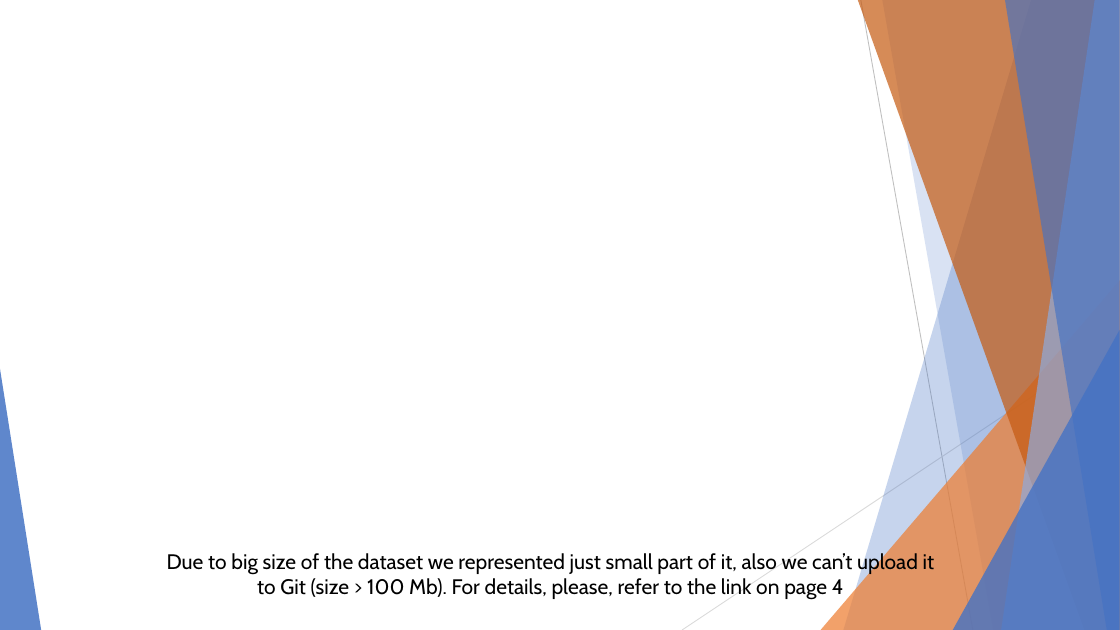
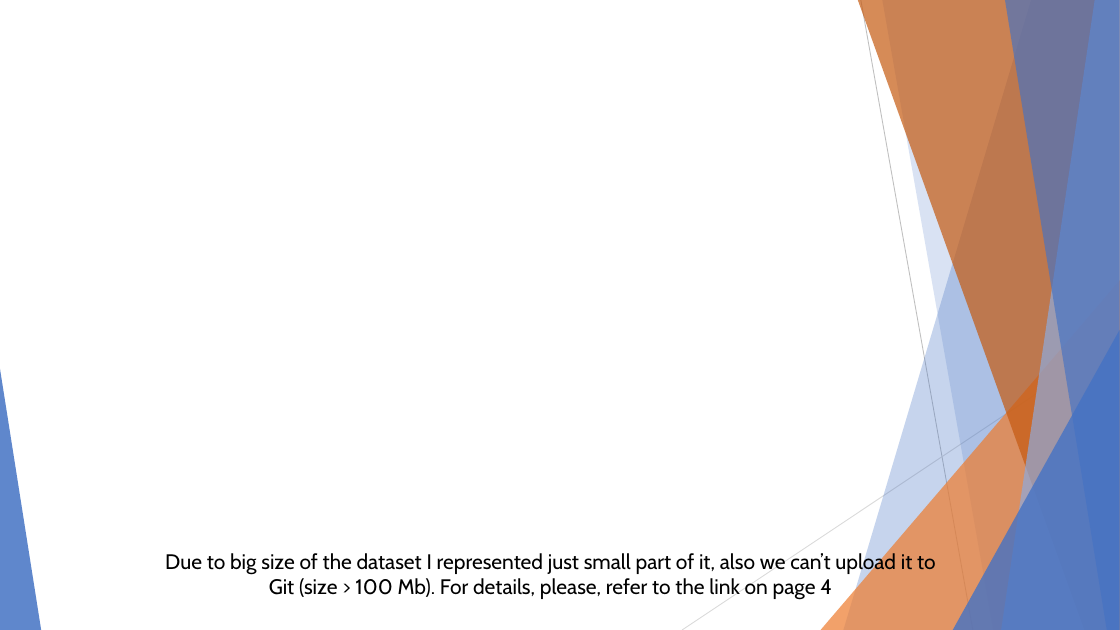
Before and after one commit to BekA-012/ms_kbtu_dv, a slide deck: slide 8 of HW #1/New approach to productivity.pptx. Drawn at 1120x630 pixels with LibreOffice and Linux fonts; fonts in the diff are those of the drawing. Boxes give left, top, right and bottom in pixels: in the first picture for what was removed or moved away, otherwise in the second. Text is boxed around its words. In the diff, an @@ line names an element or a change of style, - is before the commit and + after.

```diff
--- a/HW #1/New approach to productivity.pptx
+++ b/HW #1/New approach to productivity.pptx
@@ text at [165, 551, 936, 600]: text changed @@
-Due to big size of the dataset we represented just small part of it, also we can’t upload it to Git (size > 100 Mb). For details, please, refer to the link on page 4
+Due to big size of the dataset I represented just small part of it, also we can’t upload it to Git (size > 100 Mb). For details, please, refer to the link on page 4
```
Also in this commit, not shown: 3 other slides changed.
